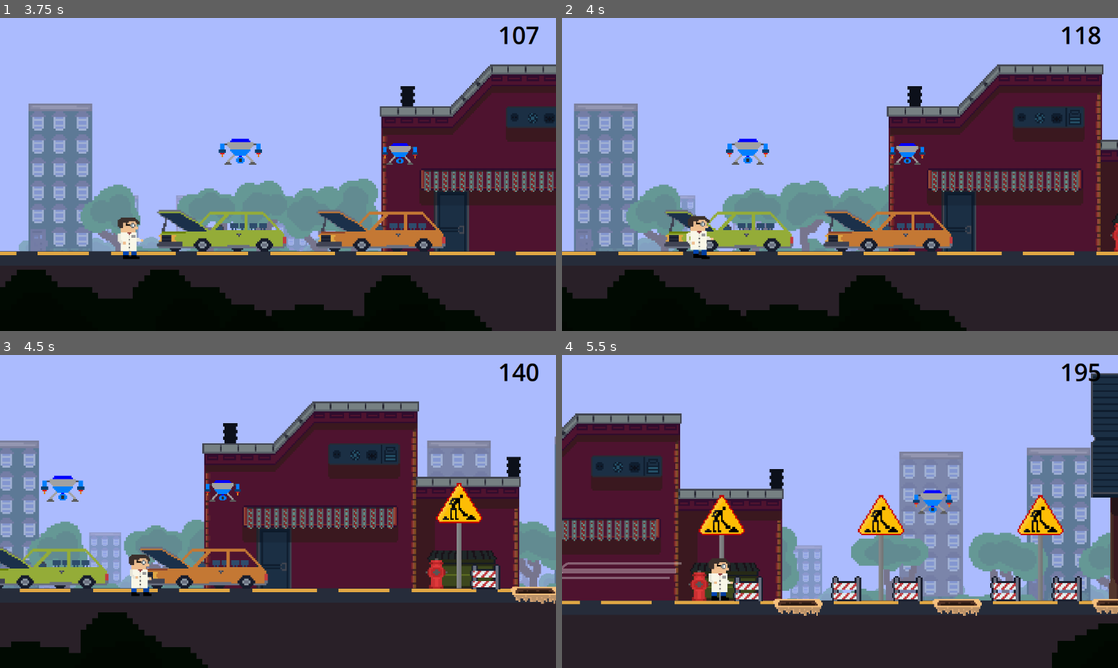
Above: before the commit, frames 1-4 (two rows, left to right).
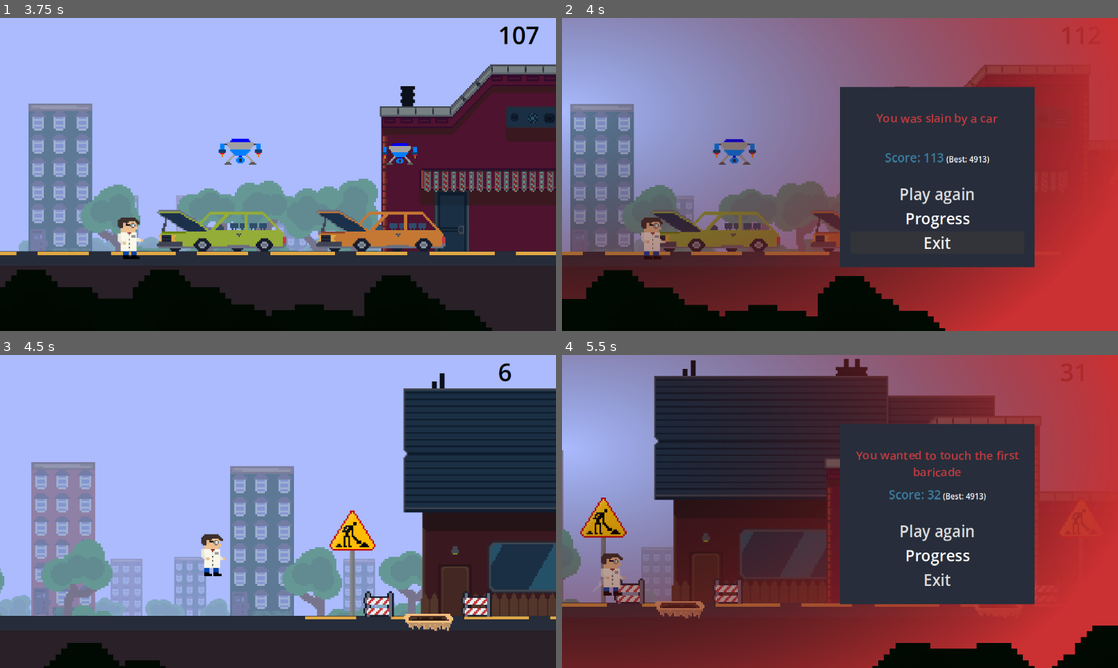
Above: after the commit, the same moments.

Repository: kir-55/Unstable
Game: Godot game, scene res://Scenes/main.tscn
The game is run twice, just before and just after one commit, with the same random seed, the same clock (stepped at 60 frames per second) and the same inputs.
Inputs (mouse positions are in pixels of both pictures, inside the frame that each line leads up to):
- Up to frame 1 (3.75 s): click "Play" at 0.5 s; move the mouse to (400, 158) at 1.27 s; hold Space (up) 1.28-2 s; tap S (bottom) at 1.35 s; click (400, 158) at 1.42 s; drag from (166, 190) to (511, 252) at 2.02 s; move the mouse to (333, 105) at 2.77 s; tap A (stop) at 2.85 s; drag from (250, 237) to (411, 252) at 3.52 s
- Up to frame 2 (4 s): no input
- Up to frame 3 (4.5 s): click (378, 530) at 4.25 s, where only the run after the commit has a clickable "Play again"
- Up to frame 4 (5.5 s): move the mouse to (1006, 558) at 5.02 s; hold Space (up) from 5.03 s (still down); tap Shift (dash) at 5.1 s

Frame 1 is identical in both runs. In frame 2, 88% of the frame differs, in the area x 0-100%, y 0-100%; in frame 3, 58%; in frame 4, 95%.

Commit message:
Changed player collision layer to collide with decorations

Diff:
--- a/Scenes/player.tscn
+++ b/Scenes/player.tscn
@@ -185,7 +185,6 @@
 self_modulate = Color(1, 1, 1, 0)
 z_index = 6
 scale = Vector2(1.4, 1.4)
-collision_layer = 128
 script = ExtResource("1_22t7u")
 MAX_JUMP_VEL = -1000.0
 STOP_DURATION = 0.6
